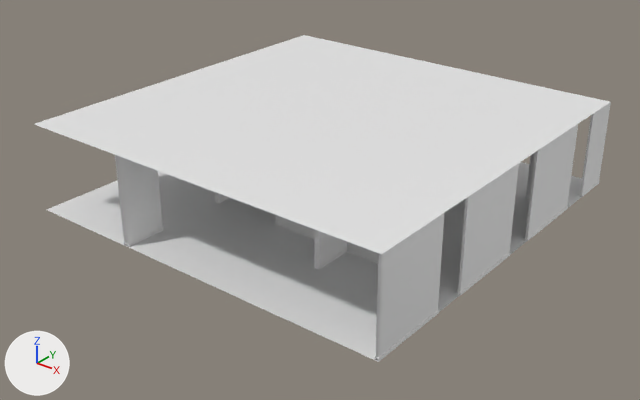
A saved change to the glTF model public/assets/levels/level0/chunk_3_5.glb.
The view is the same before and after, from a camera (50 mm lens) standing at (57.02, -85.32, 11.71) and looking at (42.13, -66.7, 0.17). The lights are fixed; the arrows at lower left show +X, +Y and +Z. The older version comes first. Vertices at exactly the same position are counted once.

Names of what the first picture shows: 'chunk_3_5'.
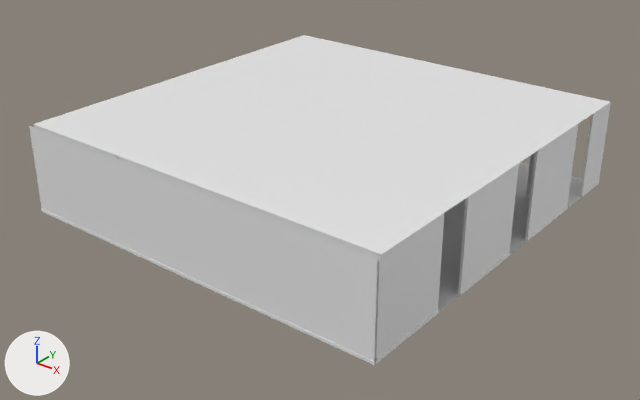
What changed in the scene script:
```text
Change me_mesh_0:
    used by ob_chunk_3_5; location = (0.0, 0.0, 0.0)
    remove me_mesh_0.from_pydata(...)  # 290 vertices, 320 faces; spans x 35.99..48.01, y -72.01..-59.99, z 0.0..2.7
    add me_mesh_0.from_pydata(...)  # 305 vertices, 338 faces; spans x 35.99..48.01, y -72.15..-59.99, z 0.0..2.7
    me_mesh_0 part 1
    7 vertices are removed from x 39.52..39.68, y -72.01..-72.0, z 0.0..2.7
    8 faces are deleted
    1 vertex moves from x 39.52, y -72.01, z 0.09 to x 39.52, y -72.08, z 0.09
    7 vertices are added at x 39.52..39.68, y -72.08..-72.07, z 0.0..2.7
    12 new faces join them
    me_mesh_0 part 2
    5 vertices are removed from x 47.92..48.01, y -72.01..-72.0, z 0.0..2.7
    8 faces are deleted
    1 vertex moves from x 47.92, y -72.01, z 0.09 to x 47.92, y -72.08, z 0.09
    20 vertices are added at x 35.99..48.01, y -72.15..-71.99, z 0.0..2.7
    22 new faces join them
```

Changed parts and their boxes [x1, y1, x2, y2] in the pictures (640 x 400 px; the box of a moved part takes in the faces that stretch with it):
'chunk_3_5', reshaped
    before: [34, 35, 611, 362]
    after: [29, 35, 611, 365]
part 1 of me_mesh_0, moved or reshaped (not visible afterwards)
    before: [115, 155, 164, 247]
part 2 of me_mesh_0, built on
    before: [374, 213, 444, 362]
    after: [29, 124, 444, 365]
